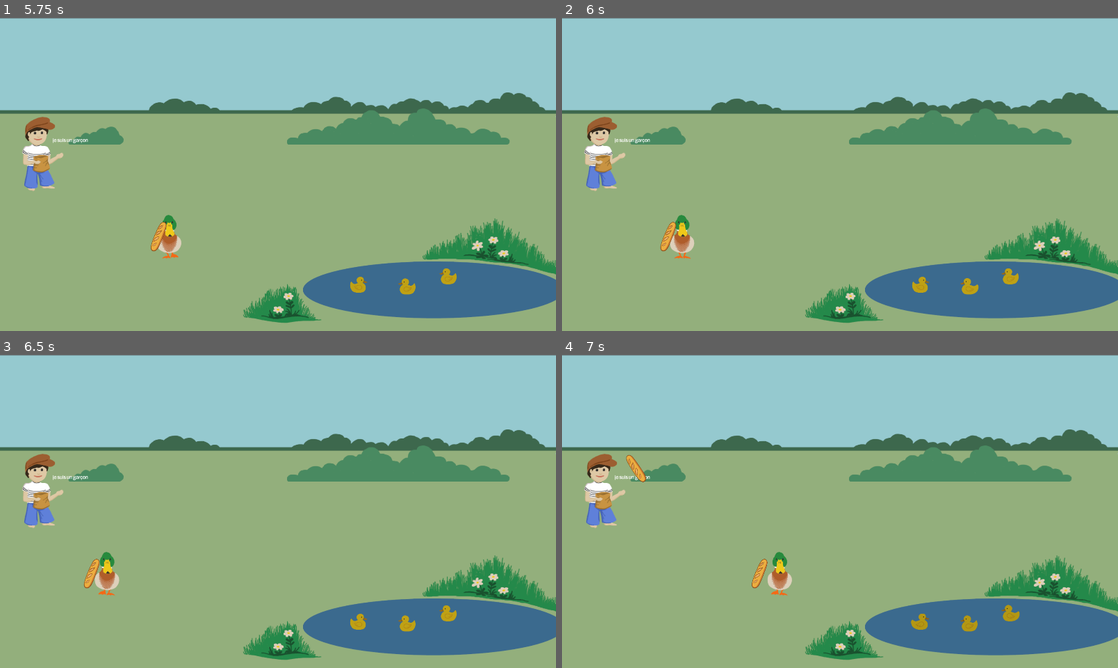
Above: before the commit, frames 1-4 (two rows, left to right).
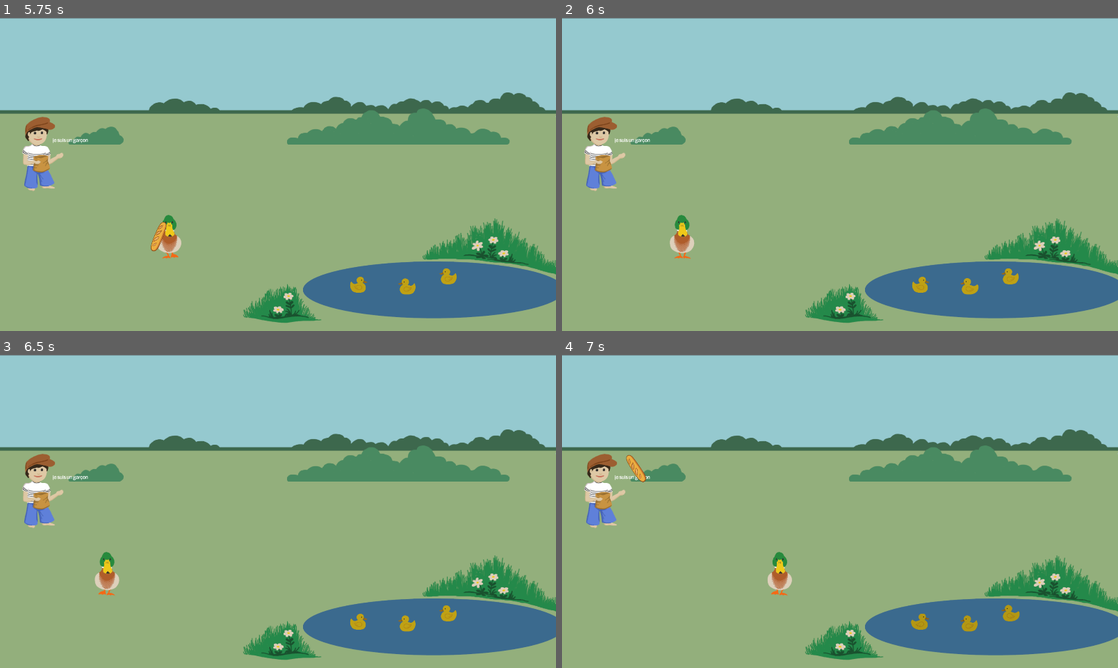
Above: after the commit, the same moments.

Repository: baguette-ballett/baguette-ballett
Game: Godot game, scene res://scenes/intro/intro.tscn
Same seed, same stepped clock (60 frames per second), same inputs: the game is played once before the commit and once after it.
Inputs:
- Up to frame 1 (5.75 s): click "Start" at 0.5 s; tap Enter (ui_accept) at 1.25, 1.35, 1.52, 1.82, 2.1, 2.27, 2.57, 2.85, 3.6, 3.77, 4.07, 4.35, 4.52, 4.82, 5.1, 5.27, 5.57 s; hold Right (ui_right) 1.28-2.03 s; hold Down (ui_down) 2.03-2.78 s; hold Right (ui_right) 2.78-4.28 s; hold Left (ui_left) from 4.28 s (still down)
- Up to frame 2 (6 s): release Left (ui_left) at 5.78 s; hold Down (ui_down) from 5.78 s (still down); tap Enter (ui_accept) at 5.85 s
- Up to frame 3 (6.5 s): keep holding Down (ui_down)
- Up to frame 4 (7 s): release Down (ui_down) at 6.53 s; hold Right (ui_right) from 6.53 s (still down); tap Enter (ui_accept) at 6.6, 6.77 s

Frame 1 is identical in both runs. In frame 2, 0.1% of the frame differs, in the area x 17-21%, y 65-75%; in frame 3, 0.1%; in frame 4, 0.1%.

Commit message:
add feeding ducklings
ducklive now global

dropping when holding nothing causes an error

Diff:
--- a/scenes/globals.gd
+++ b/scenes/globals.gd
@@ -1,4 +1,8 @@
 extends Node
+
+var d1LiveLeft = 100
+var d2LiveLeft = 100
+var d3LiveLeft = 100
 
 var baguettes = []
 var player
@@ -12,4 +16,3 @@
 
 func setPlayrOverPond(value) ->void:
 	playerOverPond = value
-	print(playerOverPond)
--- a/scenes/level/level.gd
+++ b/scenes/level/level.gd
@@ -1,8 +1,4 @@
 extends Node2D
-
-var d1LiveLeft = 100
-var d2LiveLeft = 100
-var d3LiveLeft = 100
 
 @export var baguettes: PackedScene
 
@@ -13,12 +9,12 @@
 	if Input.is_action_just_pressed("ui_cancel"):
 		get_tree().change_scene_to_file("res://scenes/intro/intro.tscn")
 	if Globals.game_won:
-		if d1LiveLeft > 0:
+		if Globals.d1LiveLeft > 0:
 			$Duckling1.flip_h = false
 			$Duckling1.translate(Vector2(-10,-10))
-		if d2LiveLeft > 0:
+		if Globals.d2LiveLeft > 0:
 			$Duckling2.translate(Vector2(-10,-10))
-		if d3LiveLeft > 0:
+		if Globals.d3LiveLeft > 0:
 			$Duckling3.translate(Vector2(-10,-10))
 	if $player.global_position.y < -600:
 		get_tree().change_scene_to_file("res://scenes/intro/intro.tscn")
@@ -40,25 +36,25 @@
 	var d1 = get_node("Duckling1")
 	var d2 = get_node("Duckling2")
 	var d3 = get_node("Duckling3")
-	d1.modulate = Color((0.5/100 * d1LiveLeft) + 0.5, (0.5/100 * d1LiveLeft) + 0.5, (0.5/100 * d1LiveLeft) + 0.5)
-	d2.modulate = Color((0.5/100 * d2LiveLeft) + 0.5, (0.5/100 * d2LiveLeft) + 0.5, (0.5/100 * d2LiveLeft) + 0.5)
-	d3.modulate = Color((0.5/100 * d3LiveLeft) + 0.5, (0.5/100 * d3LiveLeft) + 0.5, (0.5/100 * d3LiveLeft) + 0.5)
-	if d1LiveLeft < 0:
+	d1.modulate = Color((0.5/100 * Globals.d1LiveLeft) + 0.5, (0.5/100 * Globals.d1LiveLeft) + 0.5, (0.5/100 * Globals.d1LiveLeft) + 0.5)
+	d2.modulate = Color((0.5/100 * Globals.d2LiveLeft) + 0.5, (0.5/100 * Globals.d2LiveLeft) + 0.5, (0.5/100 * Globals.d2LiveLeft) + 0.5)
+	d3.modulate = Color((0.5/100 * Globals.d3LiveLeft) + 0.5, (0.5/100 * Globals.d3LiveLeft) + 0.5, (0.5/100 * Globals.d3LiveLeft) + 0.5)
+	if Globals.d1LiveLeft < 0:
 		d1.rotation = PI
 		d1.stop()
-	if d2LiveLeft < 0:
+	if Globals.d2LiveLeft < 0:
 		d2.rotation = PI
 		d2.stop()
-	if d3LiveLeft < 0:
+	if Globals.d3LiveLeft < 0:
 		d3.rotation = PI
 		d3.stop()
-	d1LiveLeft -= 10
-	d2LiveLeft -= 10
-	d3LiveLeft -= 10
+	Globals.d1LiveLeft -= 10
+	Globals.d2LiveLeft -= 10
+	Globals.d3LiveLeft -= 10
 
 
 func _on_game_end_timer_timeout():
-	if d1LiveLeft > 0 and d2LiveLeft > 0 and d3LiveLeft > 0:
+	if Globals.d1LiveLeft > 0 and Globals.d2LiveLeft > 0 and Globals.d3LiveLeft > 0:
 		Globals.game_won = true
 	else:
 		print("You lost!")
--- a/scenes/player/player.gd
+++ b/scenes/player/player.gd
@@ -22,7 +22,17 @@
 	elif Input.is_action_pressed("ui_left"):
 		velocity.x = lerp(velocity.x, walkSpeed*-1.0, acceleration)
 	elif Input.is_action_just_pressed("ui_down"):
-		print("Drop Bread")
+
+		var holding_baguette = Globals.getBaguettesInRange()
+
+		if Globals.playerOverPond and holding_baguette.size() > 0:
+			if Globals.d1LiveLeft < 1 and Globals.d2LiveLeft < 1 and Globals.d3LiveLeft < 1:
+				Globals.d1LiveLeft = 100
+				Globals.d2LiveLeft = 100
+				Globals.d3LiveLeft = 100
+		if holding_baguette:
+			for a in holding_baguette:
+				a.destroy()
 	else:
 		velocity.x = lerp(velocity.x, 0.0, 0.1)
 
